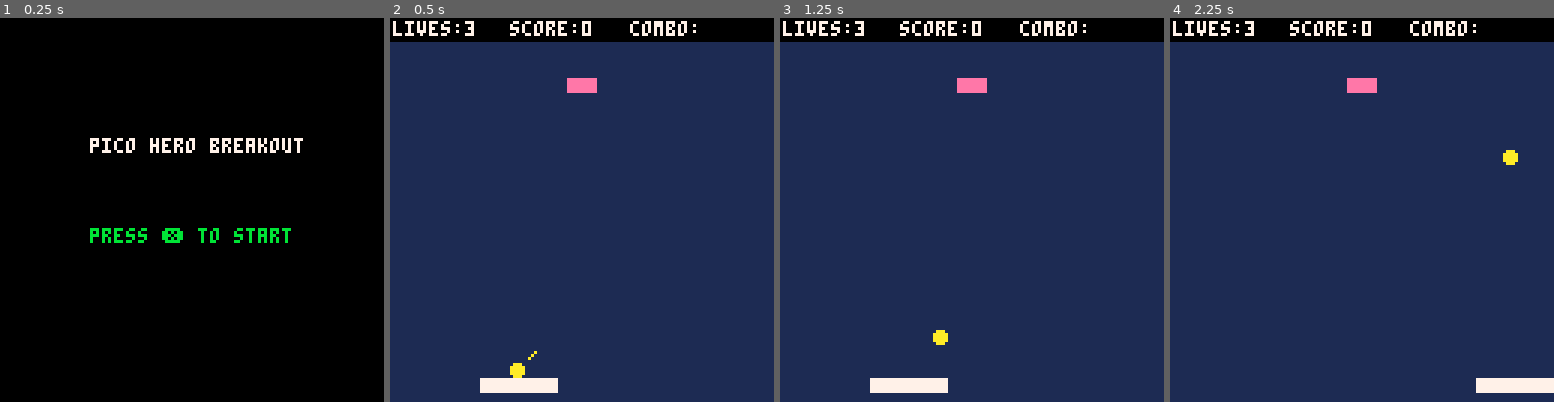
Above: before the commit, frames 1-4 (left to right).
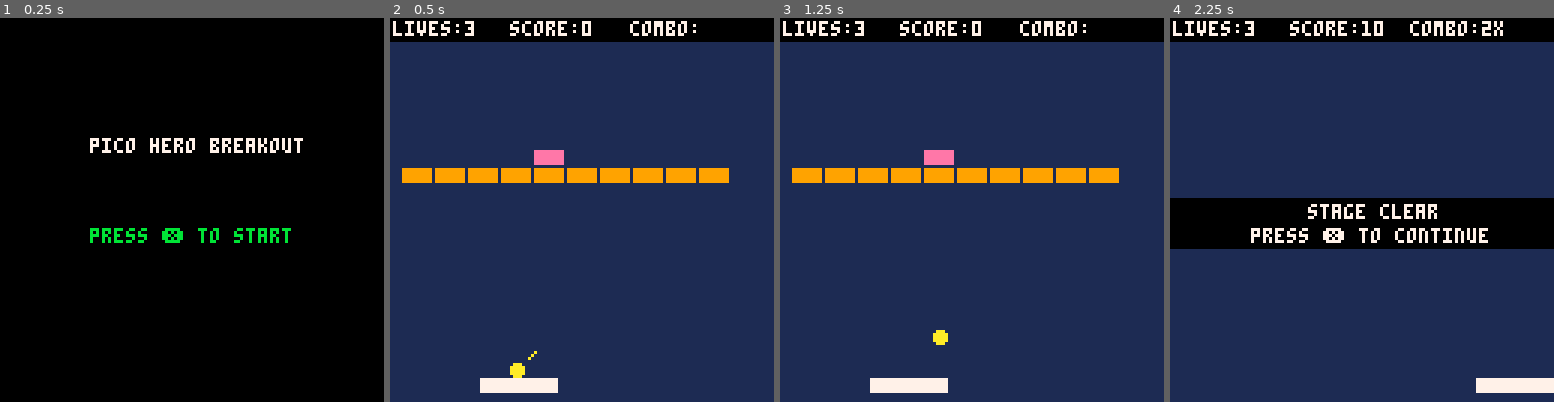
Above: after the commit, the same moments.

Repository: ivanarellano/pico8-doodles
Game: PICO-8 cartridge breakout/breakout.p8
The game is run twice, just before and just after one commit, with the same random seed, the same clock (stepped at 60 frames per second) and the same inputs.
Inputs:
- Up to frame 1 (0.25 s): no input
- Up to frame 2 (0.5 s): tap X (X key) at 0.33 s
- Up to frame 3 (1.25 s): tap X (X key) at 1.07 s
- Up to frame 4 (2.25 s): hold Right 1.6-2.1 s; tap X (X key) at 1.85 s

Frame 1 is identical in both runs. In frame 2, 3.7% of the frame differs, in the area x 3-89%, y 15-43%; in frame 3, 3.7%; in frame 4, 14%, in the area x 0-100%, y 0-61%.

Commit message:
Add exploding brick type

Diff:
--- a/breakout/breakout.p8
+++ b/breakout/breakout.p8
@@ -7,9 +7,9 @@
 	level=""
 	levelnum=1
 	levels={}
-	levels[1]="x5b"
-	--levels[2]="x4b"
-	levels[2]="bxhxexixpxbxbxbxbxbxbxbxbxbxbxbxbxbxbxbxbxbxbxbxbxbxbxbx"
+	--levels[1]="x5b"
+	levels[1]="////x4b/s9s"
+	--levels[2]="bxhxexixpxbxbxbxbxbxbxbxbxbxbxbxbxbxbxbxbxbxbxbxbxbxbxbx"
 	debug=""
 end
 
@@ -66,7 +66,7 @@
 
 function levelfinished()
 	for i=1,#brick_v do
-		if brick_v[i]==true then
+		if brick_v[i]==true and brick_t[i]!="i" then
 			return false
 		end
 	end
@@ -80,8 +80,10 @@
 	brick_v={}
 	brick_t={}
 	brick_col={
-	["b"]=14,["i"]=15,["h"]=6,
-	["e"]=10,["p"]=12}
+	["b"]=14,["i"]=6,["h"]=15,
+	["s"]=9,["p"]=12,["z"]=8,
+	["zz"]=8}
+
 	--brick types
 	--b=normal
 	--i=indestructible
@@ -455,21 +457,14 @@
 			end
 
 			brickhit=true
-			sfx(1+combo_mult)
-			brick_v[i]=false
-			points+=10*combo_mult
-			combo_mult+=1
-			combo_mult=mid(1,combo_mult,6)
-
-			if levelfinished() then
-				_draw()
-				levelover()
-			end
+			hitbrick(i,true)
 		end
 	end
 
 	ball_x = nextx
 	ball_y = nexty
+
+	checkexplosions()
 
 	if nexty>127 then
 		sfx(0)
@@ -478,6 +473,79 @@
 			gameover()
 		else
 			serveball()
+		end
+	end
+
+	if levelfinished() then
+		_draw()
+		levelover()
+	end
+end
+
+function hitbrick(i,combo)
+	local brick=brick_t[i]
+
+	if brick=="b" then
+		sfx(1+combo_mult)
+		brick_v[i]=false
+		if combo then
+			points+=10*combo_mult
+			combo_mult+=1
+			combo_mult=mid(1,combo_mult,6)
+		end
+	elseif brick=="i" then
+		sfx(8)
+	elseif brick=="h" then
+		sfx(8)
+		brick_t[i]="b"
+	elseif brick=="p" then
+		sfx(1+combo_mult)
+		brick_v[i]=false
+		if combo then
+			points+=10*combo_mult
+			combo_mult+=1
+			combo_mult=mid(1,combo_mult,6)
+			--todo:trigger powerup
+		end
+	elseif brick=="s" then
+		sfx(1+combo_mult)
+		brick_t[i]="zz"
+		if combo then
+			points+=10*combo_mult
+			combo_mult+=1
+			combo_mult=mid(1,combo_mult,6)
+		end
+	end
+end
+
+function checkexplosions()
+	for i=1,#brick_x do
+		if brick_t[i]=="zz" then
+			brick_t[i]="z"
+		end
+	end
+
+	for i=1,#brick_x do
+		if brick_t[i]=="z" then
+			explodebrick(i)
+		end
+	end
+
+	for i=1,#brick_x do
+		if brick_t[i]=="zz" then
+			brick_t[i]="z"
+		end
+	end
+end
+
+function explodebrick(i)
+	brick_v[i]=false
+
+	for j=1,#brick_x do
+		if j!=i and brick_v[j]
+		and abs(brick_x[j]-brick_x[i]) <= brick_w+2
+		and abs(brick_y[j]-brick_y[i]) <= brick_h+2 then
+			hitbrick(j,false)
 		end
 	end
 end
Not shown, changed: the sound effects (__sfx__) section of breakout/breakout.p8
